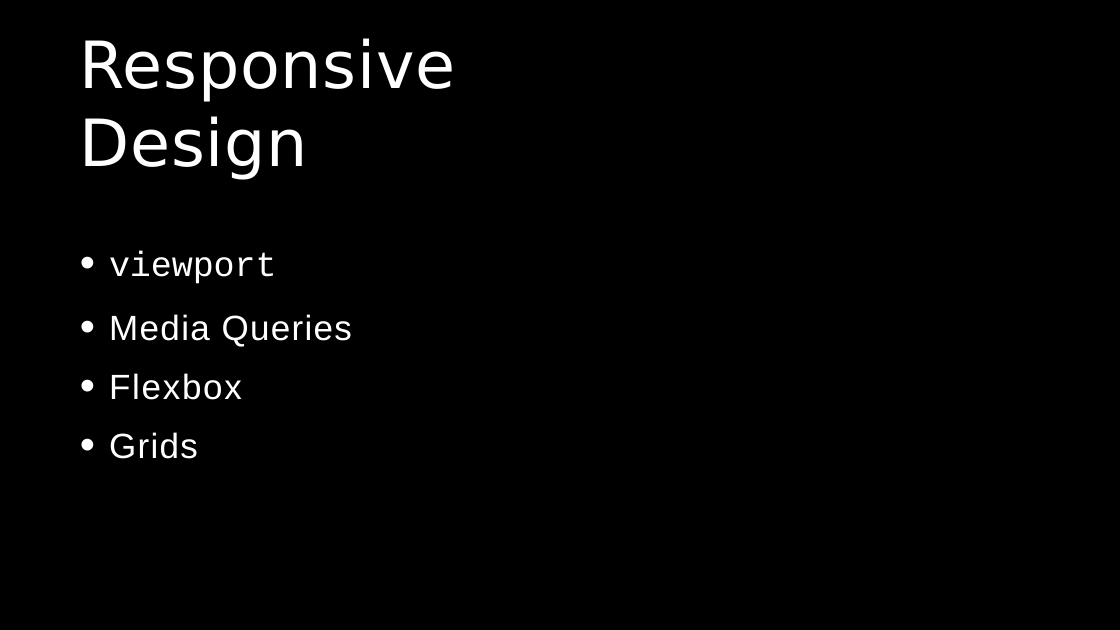
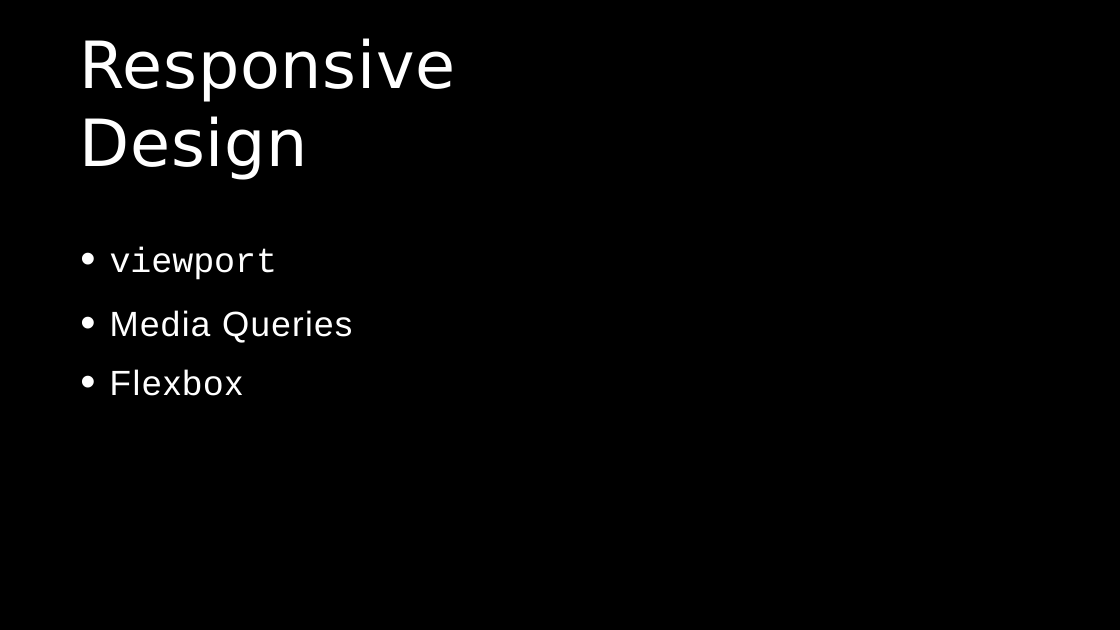
Before and after one commit to Om-Mishra7/Web-Development-WorkShop, a slide deck: slide 30 of Day-0/HTML-CSS/HTML-CSS.pptx (slide 32 before the commit). Drawn at 1120x630 pixels with LibreOffice and Linux fonts; fonts in the diff are those of the drawing. Boxes give left, top, right and bottom in pixels: in the first picture for what was removed or moved away, otherwise in the second. Text is boxed around its words. In the diff, an @@ line names an element or a change of style, - is before the commit and + after.

```diff
--- a/Day-0/HTML-CSS/HTML-CSS.pptx
+++ b/Day-0/HTML-CSS/HTML-CSS.pptx
@@ text at (109, 432, 198, 459): paragraph removed @@
-• Grids
```
Also in this commit, not shown: 1 other slide changed, 1 slide added, 4 slides removed, 5 other files.
